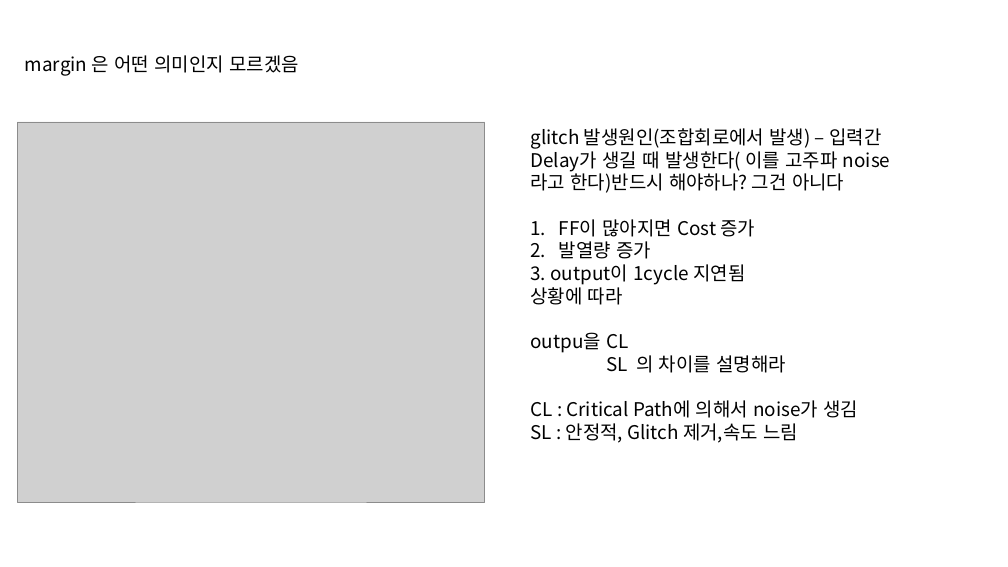
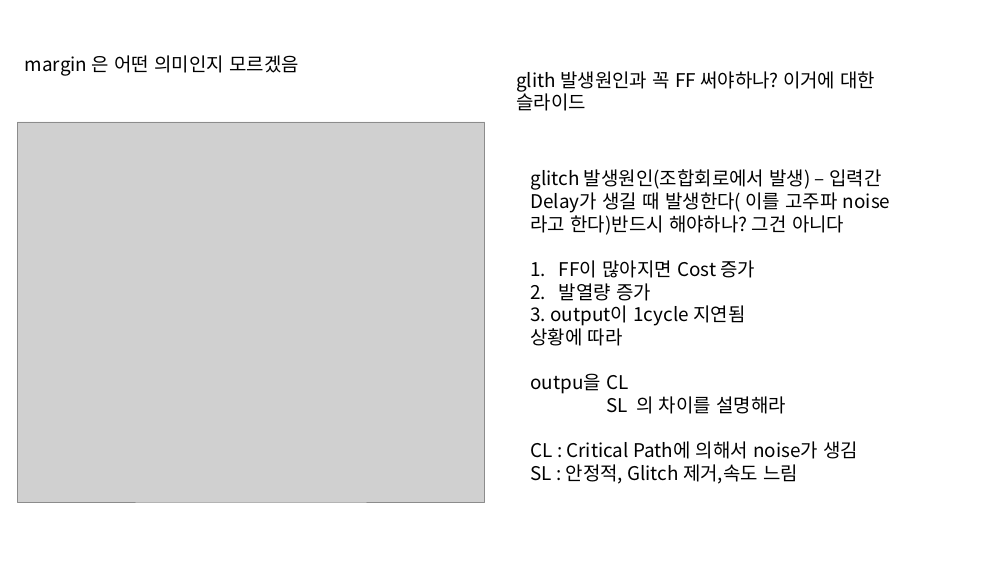
Before and after one commit to kimsacademy1234-max/System_Verilog, a slide deck: slide 13 of vfile/inform_module/module_library.pptx (slide 15 before the commit). Drawn at 1008x567 pixels with LibreOffice and Linux fonts; fonts in the diff are those of the drawing; grey boxes stand for pictures. Boxes give left, top, right and bottom in pixels: in the first picture for what was removed or moved away, otherwise in the second. Text is boxed around its words. In the diff, an @@ line names an element or a change of style, - is before the commit and + after.

```diff
--- a/vfile/inform_module/module_library.pptx
+++ b/vfile/inform_module/module_library.pptx
@@ text added at [516,71,876,111], 18 pt, text #000000 @@
+glith 발생원인과 꼭 FF 써야하나? 이거에 대한 슬라이드
@@ text "glitch 발생원인(조합회로에서 발생) – 입력간 ...": place and size @@
-text "glitch 발생원인(조합회로에서 발생) – 입력간 ..." at [531,128,881,443]
+text "glitch 발생원인(조합회로에서 발생) – 입력간 ..." at [531,169,881,484]
```
Also in this commit, not shown: 6 other slides changed, 6 slides added, 4 slides removed, 20 other files.
